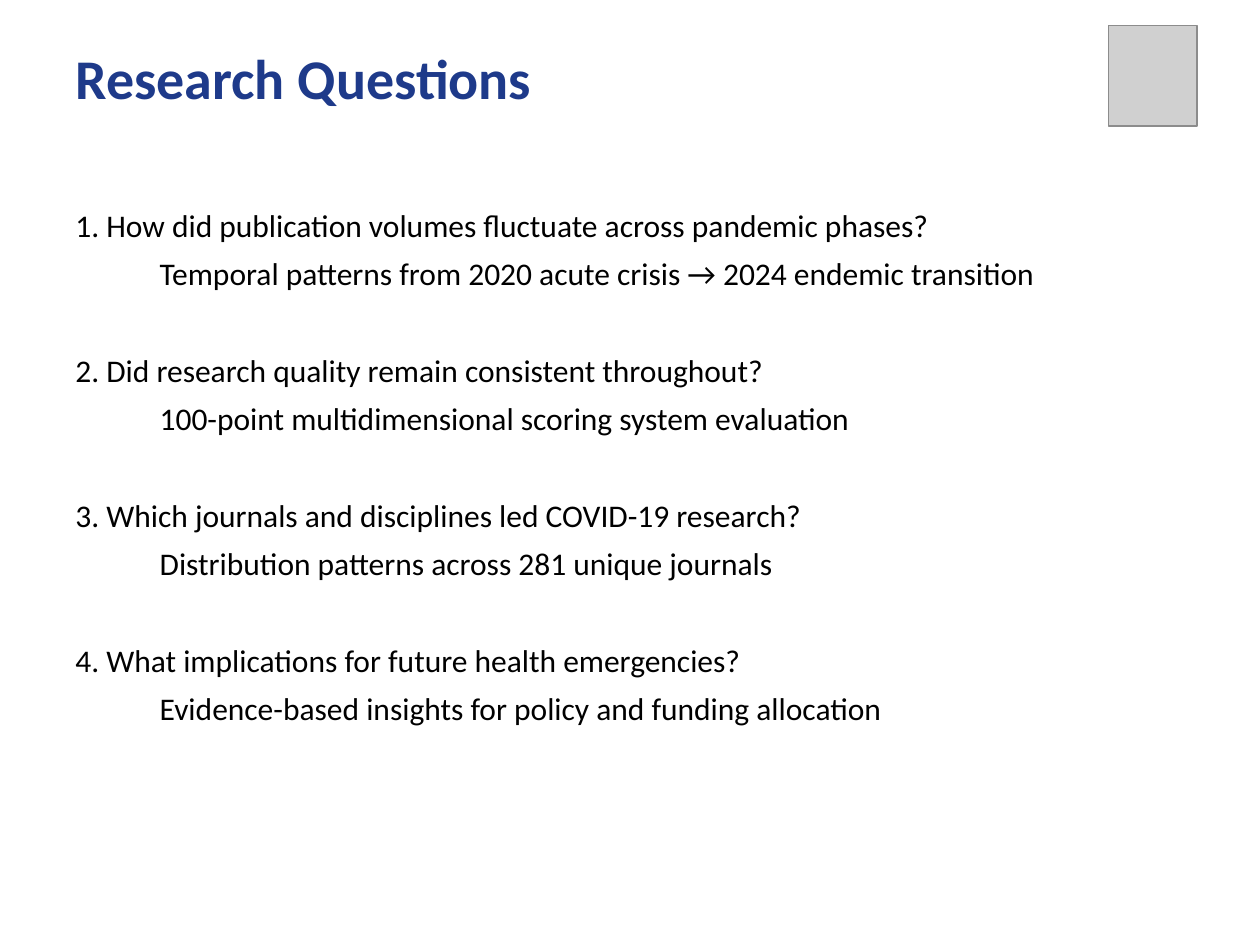
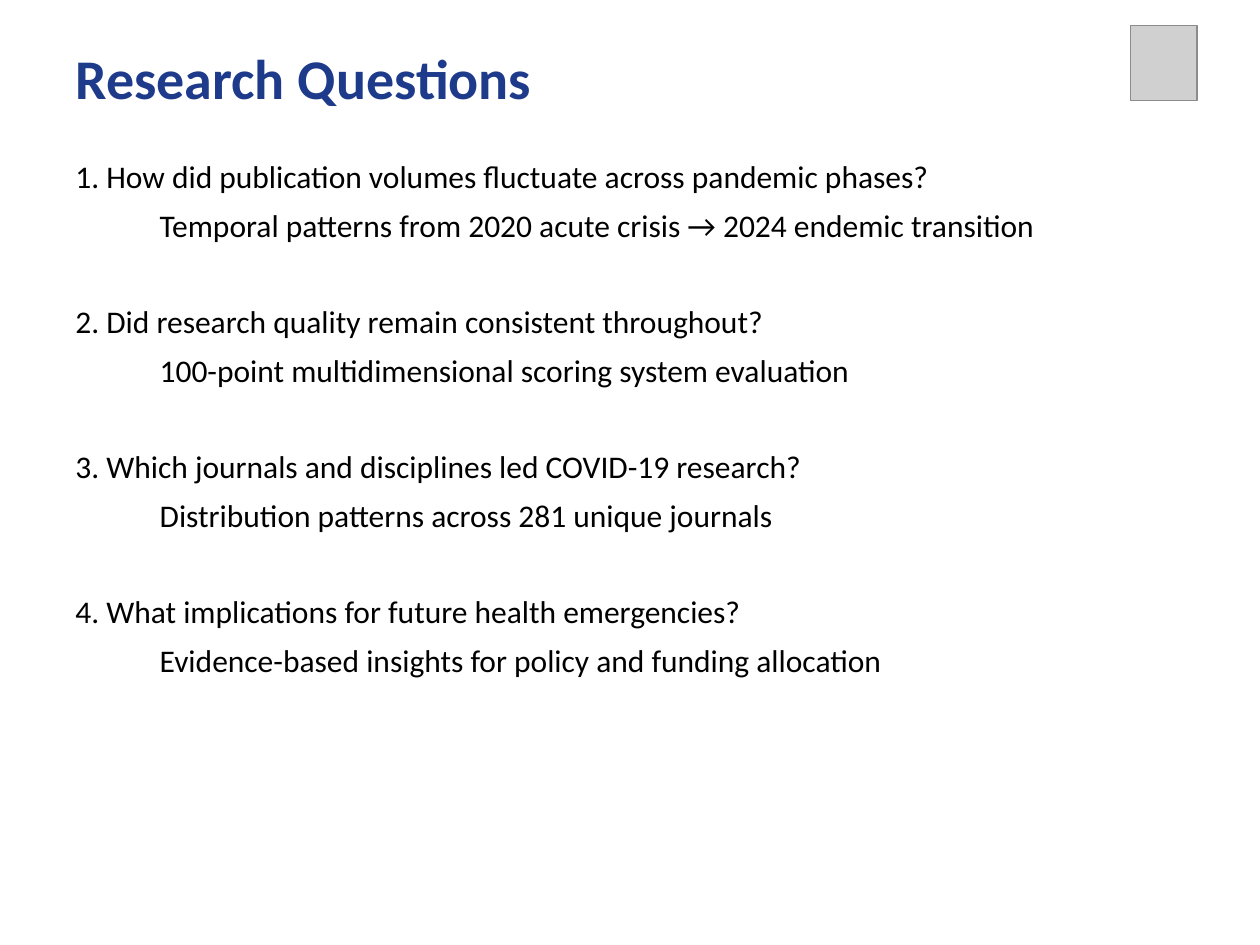
Before and after one commit to eskgyimah/Capstone, a slide deck: slide 3 of PRESENTATION/CAPSTONE_PRESENTATION.pptx. Drawn at 1260x945 pixels with LibreOffice and Linux fonts; fonts in the diff are those of the drawing; grey boxes stand for pictures. Boxes give left, top, right and bottom in pixels: in the first picture for what was removed or moved away, otherwise in the second. Text is boxed around its words. In the diff, an @@ line names an element or a change of style, - is before the commit and + after.

```diff
--- a/PRESENTATION/CAPSTONE_PRESENTATION.pptx
+++ b/PRESENTATION/CAPSTONE_PRESENTATION.pptx
@@ picture: place and size @@
-picture at bbox=[1109, 25, 1197, 126]
+picture at bbox=[1130, 25, 1197, 101]
@@ text at bbox=[75, 166, 928, 193]: less space between paragraphs @@
```
Also in this commit, not shown: 9 other slides changed.
